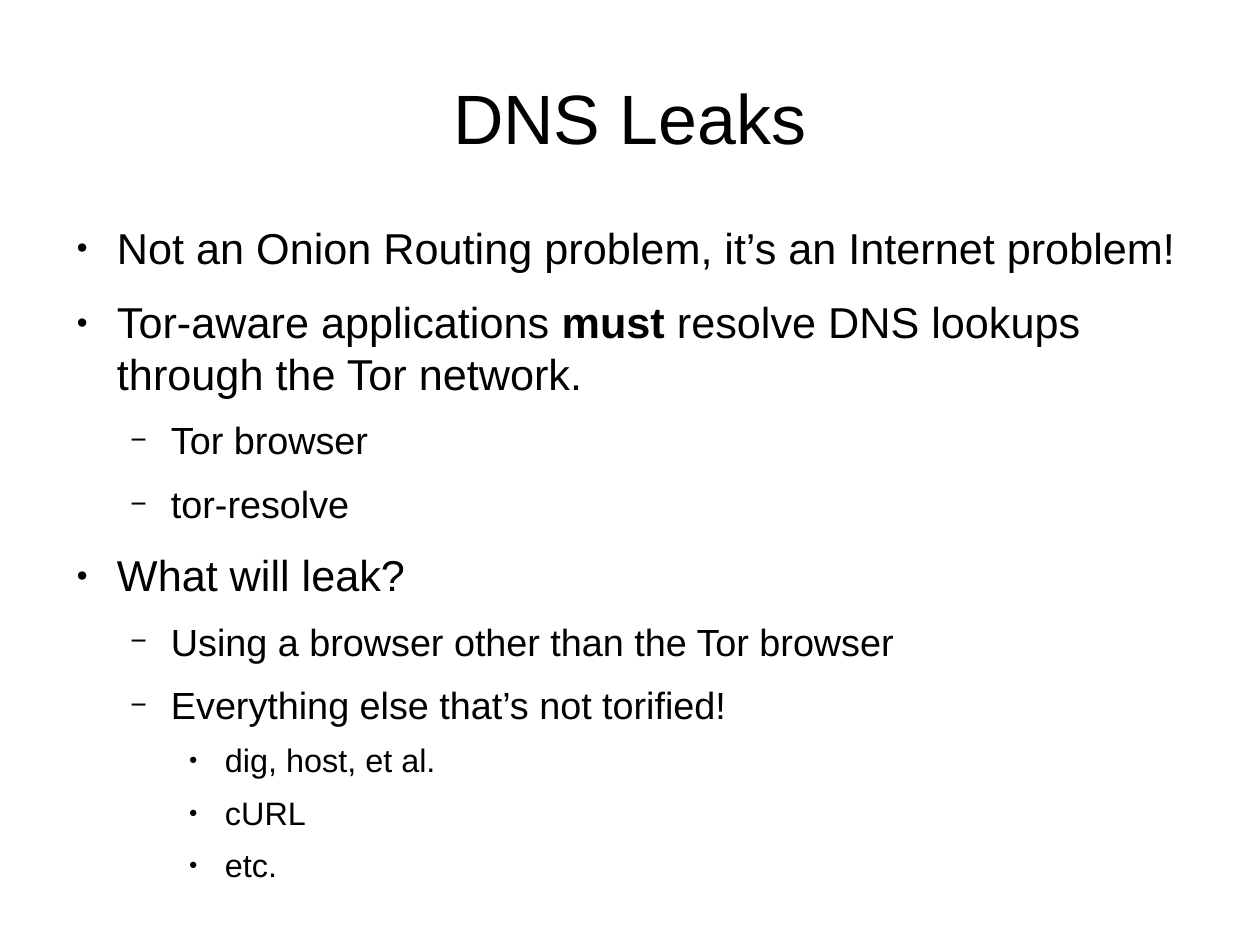
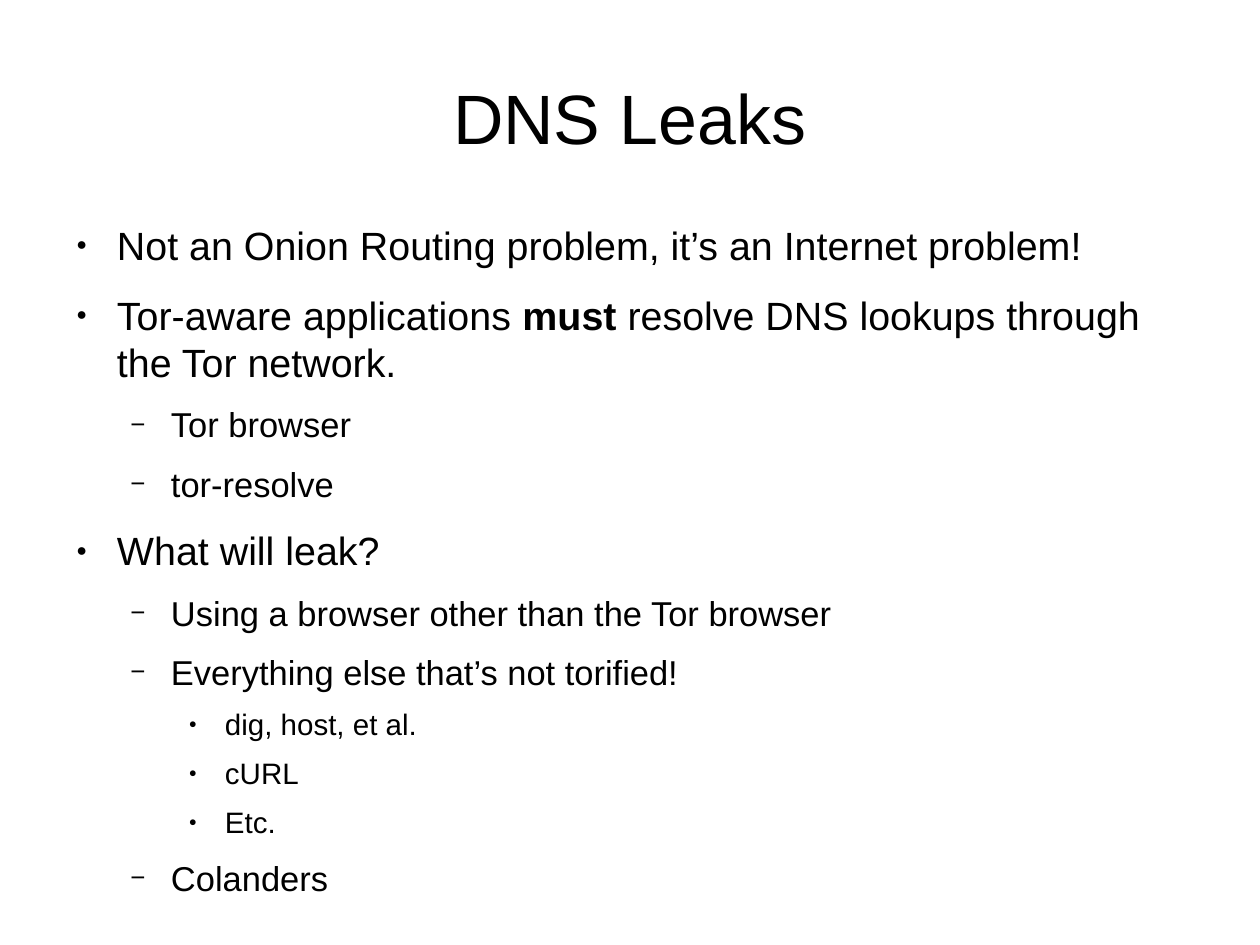
Before and after one commit to btoll/benjamintoll.com, a slide deck: slide 23 of static/talks/tor.odp (slide 20 before the commit). Drawn at 1260x945 pixels with LibreOffice and Linux fonts; fonts in the diff are those of the drawing. Boxes give left, top, right and bottom in pixels: in the first picture for what was removed or moved away, otherwise in the second. Text is boxed around its words. In the diff, an @@ line names an element or a change of style, - is before the commit and + after.

```diff
--- a/static/talks/tor.odp
+++ b/static/talks/tor.odp
@@ text at bbox=[117, 231, 1140, 785]: text changed; size 20.4 to 21.7 pt @@
-    ● etc.
+    ● Etc.
+  − Colanders
@@ text at bbox=[117, 231, 1140, 785]: size 27.2 to 24.8 pt in "Not an Onion Routing problem, it’s an ...", "Tor-aware applications must resolve DNS lookups through ...", "What will leak?"; size 23.8 to 21.7 pt in "Tor browser", "tor-resolve", "Using a browser other than the Tor ...", "Everything else that’s not torified!"; size 20.4 to 18.6 pt in "dig, host, et al.", "cURL" @@
```
Also in this commit, not shown: 6 other slides changed, 5 slides added, 1 other file.
